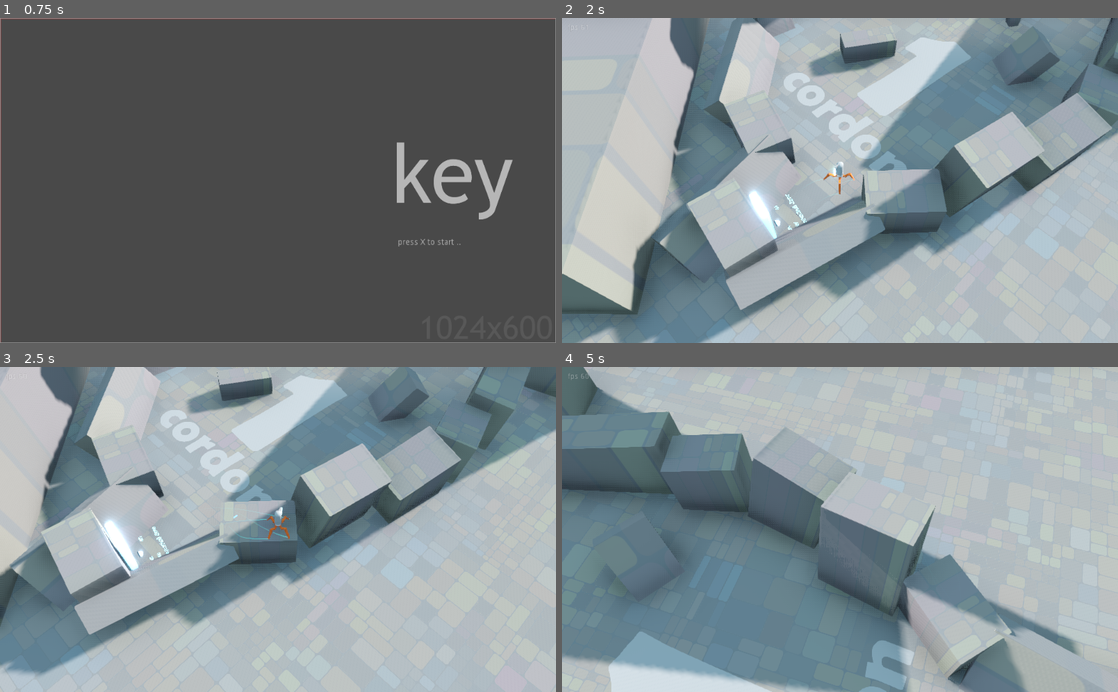
Above: before the commit, frames 1-4 (two rows, left to right).
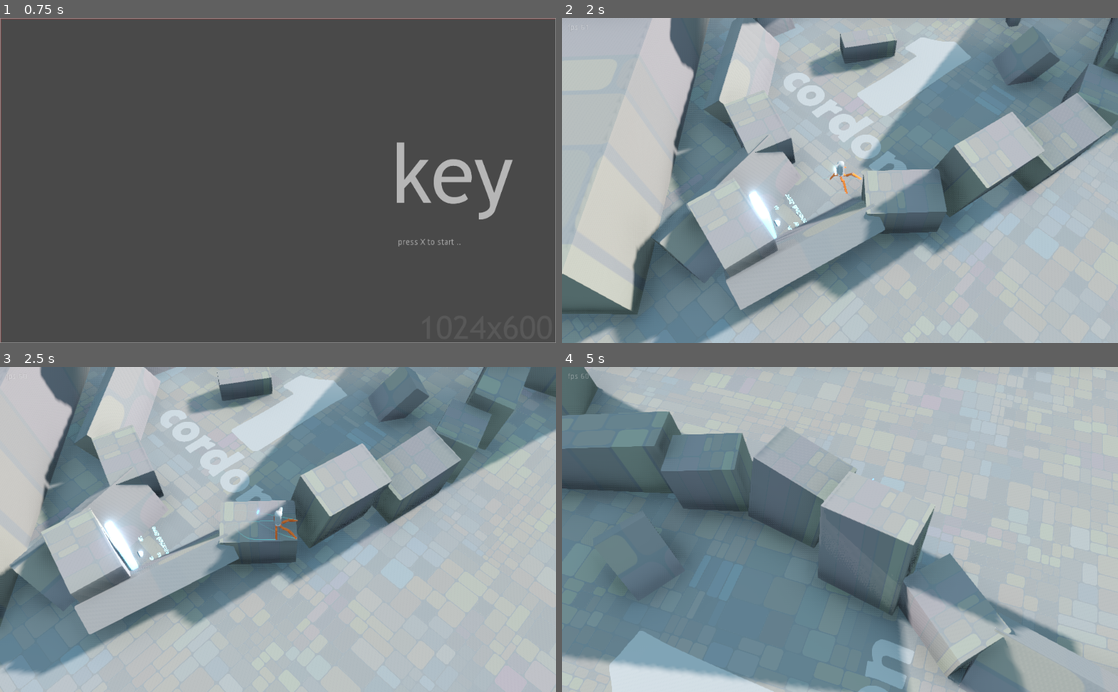
Above: after the commit, the same moments.

Repository: ioxu/key
Game: Godot game, scene res://scenes/splash.tscn
Two runs of this game, one before a commit and one after it. Both use one fixed random seed, a clock stepped at 60 frames per second and the inputs below.
Inputs (mouse positions are in pixels of both pictures, inside the frame that each line leads up to):
- Up to frame 1 (0.75 s): tap X at 0.5 s; move the mouse to (400, 164) at 0.52 s; hold D (move_right) from 0.53 s (still down); hold Left (camera_rotate_left) from 0.53 s (still down); click (400, 164) at 0.67 s
- Up to frame 2 (2 s): tap Space (jump) at 0.77, 1.25, 1.52 s; move the mouse to (728, 196) at 1.27 s; release D (move_right) at 1.28 s; release Left (camera_rotate_left) at 1.28 s; hold S (move_down) from 1.28 s (still down); tap Right (camera_rotate_right) at 1.35 s
- Up to frame 3 (2.5 s): move the mouse to (333, 458) at 2.02 s; release S (move_down) at 2.03 s; hold D (move_right) from 2.03 s (still down); click (333, 458) at 2.1 s
- Up to frame 4 (5 s): move the mouse to (812, 594) at 2.77 s; release D (move_right) at 2.78 s; hold W (move_up) 2.78-3.53 s; tap Left (camera_rotate_left) at 2.85 s; click (812, 594) at 2.92 s; tap Space (jump) at 3.02, 3.77, 4.52 s; move the mouse to (1006, 578) at 3.52 s; hold Right (camera_rotate_right) 3.53-4.28 s; hold A (move_left) from 3.53 s (still down); move the mouse to (673, 480) at 4.27 s; click (673, 480) at 4.35 s

Frame 1 is identical in both runs. In frame 2, 0.1% of the frame differs, in the area x 38-54%, y 44-69%; in frame 3, 0.2%; in frame 4, 0.6%, in the area x 0-93%, y 0-100%.

Commit message:
leading ik toes

Diff:
--- a/data/enemies/Enemy.tscn
+++ b/data/enemies/Enemy.tscn
@@ -212,6 +212,8 @@
 [node name="TravelPath" type="ImmediateGeometry" parent="."]
 transform = Transform( 1, 0, 0, 0, 1, 0, 0, 0, 1, 0, -0.449114, 0 )
 script = ExtResource( 13 )
+trail_colour = Color( 0.917647, 0.0745098, 0.231373, 0.521569 )
+emission_multiplier = 0.65
 
 [connection signal="timeout" from="vision_raycast/routine_check" to="vision_raycast" method="_on_routine_check_timeout"]
 [connection signal="body_entered" from="vision_area" to="." method="_on_vision_area_body_entered"]
--- a/data/scripts/three_joint_leg.gd
+++ b/data/scripts/three_joint_leg.gd
@@ -22,7 +22,7 @@
 export var a_m = -2.45
 
 
-const MIN_DIST = 0.25
+const MIN_DIST = 0.75 #0.25
 
 var global_time = 0.0
 onready var toe_initial_position = toe_node.transform.origin
@@ -45,27 +45,30 @@
 
 
 func _process(delta):
-	global_transform.origin = hip_node.global_transform.origin
+#	var hno = hip_node.global_transform.origin
+#	global_transform.origin = hno
 	global_time += delta
-	var gt = hip_node.global_transform.origin
-	var gx = global_transform.origin.x
-	var gtx = toe_node.global_transform.origin.x
-	var gz = global_transform.origin.z
-	var gtz = toe_node.global_transform.origin.z
-	var theta = atan2(gx - gtx, gz - gtz)
-	set_rotation(Vector3(0, theta + PI/2.0, 0))
+	if hip_node and toe_node:
+		var gt = hip_node.global_transform.origin
+		global_transform.origin = gt
+		var gx = global_transform.origin.x
+		var gtx = toe_node.global_transform.origin.x
+		var gz = global_transform.origin.z
+		var gtz = toe_node.global_transform.origin.z
+		var theta = atan2(gx - gtx, gz - gtz)
+		set_rotation(Vector3(0, theta + PI/2.0, 0))
 
-	var _x = Vector2(gx - gtx, gz - gtz).length()
-	var _y = global_transform.origin.y - toe_node.global_transform.origin.y
+		var _x = Vector2(gx - gtx, gz - gtz).length()
+		var _y = global_transform.origin.y - toe_node.global_transform.origin.y
 
-	update_ik( Vector2(_x, _y), Vector2(0,0) )
+		update_ik( Vector2(_x, _y), Vector2(0,0) )
 
-	var offset = hip_node.global_transform.origin - toe_node.global_transform.origin
-	self.transform.basis = self.transform.basis.rotated( offset.normalized(), roll )
+		var offset = hip_node.global_transform.origin - toe_node.global_transform.origin
+		self.transform.basis = self.transform.basis.rotated( offset.normalized(), roll )
 
-#	if not Engine.editor_hint:
-#		toe_node.transform.origin =Vector3(toe_initial_position.x  +  (sin((global_time + a_off) * a_m *8) * 0.25 + noise1.get_noise_2d(1.0,global_time*30) * 0.35), 0.0, toe_initial_position.z + cos((global_time + a_off) * a_m *8)*0.25 + noise1.get_noise_2d(1.0,(global_time*30)+100) * 0.35)
-#		roll = sin((global_time + a_off) * a_m * 4) * (PI/2)
+	#	if not Engine.editor_hint:
+	#		toe_node.transform.origin =Vector3(toe_initial_position.x  +  (sin((global_time + a_off) * a_m *8) * 0.25 + noise1.get_noise_2d(1.0,global_time*30) * 0.35), 0.0, toe_initial_position.z + cos((global_time + a_off) * a_m *8)*0.25 + noise1.get_noise_2d(1.0,(global_time*30)+100) * 0.35)
+	#		roll = sin((global_time + a_off) * a_m * 4) * (PI/2)
 
 #-------------
 # IK
--- a/data/weapons/pulse_shard/pulse_shard.gd
+++ b/data/weapons/pulse_shard/pulse_shard.gd
@@ -88,6 +88,8 @@
 	bullet.look_at( bullet.get_translation() - direction, Vector3.UP)
 	bullet.start()
 
+	# eject casing
+	yield(get_tree().create_timer(0.2), "timeout")
 	var casing = bullet_casing_scene.instance()
 	casing.transform = $shell_casing_spawner.global_transform
 	get_node("/root/").add_child(casing)
--- a/data/weapons/pulse_shard/pulse_shard_casing.tscn
+++ b/data/weapons/pulse_shard/pulse_shard_casing.tscn
@@ -2,15 +2,15 @@
 
 [ext_resource path="res://data/weapons/pulse_shard/pulse_shard_casing.gd" type="Script" id=1]
 
-[sub_resource type="PhysicsMaterial" id=3]
+[sub_resource type="PhysicsMaterial" id=1]
 friction = 0.72
 bounce = 0.65
 
-[sub_resource type="BoxShape" id=1]
+[sub_resource type="BoxShape" id=2]
 margin = 0.2
-extents = Vector3( 0.025, 0.025, 0.175 )
+extents = Vector3( 0.0338166, 0.0321472, 0.151308 )
 
-[sub_resource type="SpatialMaterial" id=4]
+[sub_resource type="SpatialMaterial" id=3]
 resource_local_to_scene = true
 flags_transparent = true
 albedo_color = Color( 0.156863, 0.0235294, 0.231373, 1 )
@@ -22,24 +22,24 @@
 emission_operator = 0
 emission_on_uv2 = false
 
-[sub_resource type="CubeMesh" id=2]
+[sub_resource type="CubeMesh" id=4]
 resource_local_to_scene = true
-material = SubResource( 4 )
-size = Vector3( 0.05, 0.05, 0.35 )
+material = SubResource( 3 )
+size = Vector3( 0.061, 0.061, 0.3 )
 
 [node name="pulse_shard_casing" type="RigidBody"]
 collision_layer = 2048
 collision_mask = 2311
 mass = 10.0
-physics_material_override = SubResource( 3 )
+physics_material_override = SubResource( 1 )
 gravity_scale = 5.0
 script = ExtResource( 1 )
 
 [node name="CollisionShape" type="CollisionShape" parent="."]
-shape = SubResource( 1 )
+shape = SubResource( 2 )
 
 [node name="MeshInstance" type="MeshInstance" parent="."]
-mesh = SubResource( 2 )
+mesh = SubResource( 4 )
 material/0 = null
 
 [node name="Timer" type="Timer" parent="."]
--- a/scenes/player/Controller.gd
+++ b/scenes/player/Controller.gd
@@ -206,10 +206,14 @@
 
 	last_waist_ry = curr_ry
 	waist.transform.basis = waist_initial_basis.rotated( Vector3.UP, curr_ry )
-	toe_1_node.transform.origin = toe_1_initial_position.rotated( Vector3.UP, curr_ry  )
-	toe_2_node.transform.origin = toe_2_initial_position.rotated( Vector3.UP, curr_ry )
-	toe_3_node.transform.origin = toe_3_initial_position.rotated( Vector3.UP, curr_ry )
-	toe_4_node.transform.origin = toe_4_initial_position.rotated( Vector3.UP, curr_ry )
+	var movement_v = movement * + 0.04
+	var movement_r = (movement.length() - 1.0) / movement_speed
+	#prints("movement_r", movement_r, "movement.length()", movement.length() -1)
+	#prints("v", movement_r, "bias", Util.bias(movement_r, 0.75))
+	toe_1_node.transform.origin = toe_1_initial_position.rotated( Vector3.UP, curr_ry ) + movement_v # * Util.bias(movement_r, 0.85)
+	toe_2_node.transform.origin = toe_2_initial_position.rotated( Vector3.UP, curr_ry ) + movement_v # * Util.bias(movement_r, 0.85)
+	toe_3_node.transform.origin = toe_3_initial_position.rotated( Vector3.UP, curr_ry ) + movement_v # * Util.bias(movement_r, 0.85)
+	toe_4_node.transform.origin = toe_4_initial_position.rotated( Vector3.UP, curr_ry ) + movement_v # * Util.bias(movement_r, 0.85)
 
 
 func _physics_process(dt):
--- a/scenes/player/player.gd
+++ b/scenes/player/player.gd
@@ -10,7 +10,8 @@
 
 #export (NodePath) var spawn_point
 
-export var recol_time := 0.0
+export var recoil_time := 0.0 # animated by recoil_animplayer
+var recoil_magnitude := 0.35
 
 onready var body = $MeshInstance
 onready var body_initial_position = body.transform.origin
@@ -47,9 +48,10 @@
 
 func _process(delta):
 	# recoil on waist
-	var recoil_v = Vector3(0.0, 0.0, recol_time * -1.0).rotated(Vector3.UP, waist.get_rotation().y )
-	waist.transform.origin = waist_initial_position + ( recoil_v * 0.35)
-	body.transform.origin = body_initial_position + ( recoil_v * 0.35)
+	var recoil_v = Vector3(0.0, 0.0, recoil_time * -1.0 * recoil_magnitude).rotated(Vector3.UP, waist.get_rotation().y )
+	waist.transform.origin = waist_initial_position + recoil_v
+	body.transform.origin = body_initial_position + recoil_v
+
 
 func set_active(new_value) -> void:
 	active = new_value
@@ -94,8 +96,8 @@
 
 func _on_weapon_fire(weapon) -> void:
 	# recoil
-	$AnimationPlayer.stop()
-	$AnimationPlayer.play("recoil_time_animation", -1, 7.5)
+	$recoil_animplayer.stop()
+	$recoil_animplayer.play("recoil_time_animation", -1, 7.5)
 	# force
 	$Controller.additional_force += -current_wepon.bullet_spawner.global_transform.basis.z.normalized() * weapon.fire_kickback
 	_stats.times_fired_weapon += 1
--- a/scenes/player/player.tscn
+++ b/scenes/player/player.tscn
@@ -15,16 +15,16 @@
 
 [sub_resource type="Animation" id=1]
 resource_name = "recoil_time_animation"
-length = 1.4
+length = 4.0
 tracks/0/type = "bezier"
-tracks/0/path = NodePath(".:recol_time")
+tracks/0/path = NodePath(".:recoil_time")
 tracks/0/interp = 1
 tracks/0/loop_wrap = true
 tracks/0/imported = false
 tracks/0/enabled = true
 tracks/0/keys = {
-"points": PoolRealArray( 0, -0.25, 0, 0.1, 2.22959, 0, -1.13, 0, 0.25, 0 ),
-"times": PoolRealArray( 0, 1.4 )
+"points": PoolRealArray( 0, -0.249979, -44.8015, 0.01, 1.79221, 0.445491, -0.11, 0.137258, 0.14, -0.174692, 0, -2.46, 0, 0.25, 0 ),
+"times": PoolRealArray( 0, 0.4, 4 )
 }
 
 [sub_resource type="CapsuleShape" id=2]
@@ -66,8 +66,9 @@
 collision_layer = 2147483649
 collision_mask = 22
 script = ExtResource( 5 )
-
-[node name="AnimationPlayer" type="AnimationPlayer" parent="."]
+recoil_time = 0.178688
+
+[node name="recoil_animplayer" type="AnimationPlayer" parent="."]
 anims/recoil_time_animation = SubResource( 1 )
 
 [node name="CollisionShape" type="CollisionShape" parent="."]
@@ -161,7 +162,7 @@
 material/0 = null
 
 [node name="leg_1" type="Spatial" parent="."]
-transform = Transform( 0.658569, 0, 0.752306, 0, 0.999995, 0, -0.752306, 0, 0.658569, 0.110324, 0.746836, -0.110315 )
+transform = Transform( 0.658573, 0, 0.752311, 0, 0.999995, 0, -0.752311, 0, 0.658573, 0.110324, 0.746836, -0.110315 )
 script = ExtResource( 12 )
 hip_node_path = NodePath("../waist/hip_1_position")
 toe_node_path = NodePath("../toe_1_position")
@@ -172,7 +173,7 @@
 a_m = 1.5
 
 [node name="hip_joint" type="Spatial" parent="leg_1"]
-transform = Transform( 0.655342, 0.755333, 0, -0.755333, 0.655342, 0, 0, 0, 1, 0, 0, 0 )
+transform = Transform( 0.680216, 0.733012, 0, -0.733012, 0.680216, 0, 0, 0, 1, 0, 0, 0 )
 
 [node name="Position3D" type="Position3D" parent="leg_1/hip_joint"]
 transform = Transform( 1, 0, -2.98023e-08, 0, 1, 0, 2.98023e-08, 0, 1, 0, 0, 0 )
@@ -185,7 +186,7 @@
 depth = 0.15
 
 [node name="thigh_joint" type="Spatial" parent="leg_1/hip_joint"]
-transform = Transform( -0.12667, -0.991945, 0, 0.991945, -0.12667, 0, 0, 0, 1, 0.292, 0, 0 )
+transform = Transform( -0.164612, -0.986358, 0, 0.986358, -0.164612, 0, 0, 0, 1, 0.292, 0, 0 )
 
 [node name="polygon" type="CSGPolygon" parent="leg_1/hip_joint/thigh_joint"]
 transform = Transform( 1, 0, 0, 0, 1, 0, 0, 0, 1, 0, 0, 0.075 )
@@ -194,7 +195,7 @@
 depth = 0.15
 
 [node name="shin_joint" type="Spatial" parent="leg_1/hip_joint/thigh_joint"]
-transform = Transform( -0.424983, 0.905201, 0, -0.905201, -0.424983, 0, 0, 0, 1, 0.456, 0, 0 )
+transform = Transform( -0.471308, 0.881969, 0, -0.881969, -0.471308, 0, 0, 0, 1, 0.456, 0, 0 )
 
 [node name="polygon" type="CSGPolygon" parent="leg_1/hip_joint/thigh_joint/shin_joint"]
 transform = Transform( 1, 1.49012e-08, 0, -1.49012e-08, 1, 1.49012e-08, 0, 1.49012e-08, 1, 0, 1.19209e-07, 0.075 )
@@ -217,7 +218,7 @@
 a_m = -1.5
 
 [node name="hip_joint" type="Spatial" parent="leg_2"]
-transform = Transform( 0.685518, 0.728055, 0, -0.728055, 0.685518, 0, 0, 0, 1, 0, 0, 0 )
+transform = Transform( 0.690146, 0.72367, 0, -0.72367, 0.690146, 0, 0, 0, 1, 0, 0, 0 )
 
 [node name="Position3D" type="Position3D" parent="leg_2/hip_joint"]
 transform = Transform( 1, 0, -2.98023e-08, 0, 1, 0, 2.98023e-08, 0, 1, 0, 0, 0 )
@@ -230,7 +231,7 @@
 depth = 0.15
 
 [node name="thigh_joint" type="Spatial" parent="leg_2/hip_joint"]
-transform = Transform( -0.0740325, -0.997256, 0, 0.997256, -0.0740325, 0, 0, 0, 1, 0.292, 0, 0 )
+transform = Transform( -0.0817401, -0.996654, 0, 0.996654, -0.0817401, 0, 0, 0, 1, 0.292, 0, 0 )
 
 [node name="polygon" type="CSGPolygon" parent="leg_2/hip_joint/thigh_joint"]
 transform = Transform( 1, 0, 0, 0, 1, 0, 0, 0, 1, 0, 0, 0.075 )
@@ -239,7 +240,7 @@
 depth = 0.15
 
 [node name="shin_joint" type="Spatial" parent="leg_2/hip_joint/thigh_joint"]
-transform = Transform( -0.3603, 0.932837, 0, -0.932837, -0.3603, 0, 0, 0, 1, 0.456, 0, 0 )
+transform = Transform( -0.369798, 0.929112, 0, -0.929112, -0.369798, 0, 0, 0, 1, 0.456, 0, 0 )
 
 [node name="polygon" type="CSGPolygon" parent="leg_2/hip_joint/thigh_joint/shin_joint"]
 transform = Transform( 1, 0, 6.98492e-10, 0, 1, 1.53668e-08, 0, 1.49012e-08, 1, -2.98023e-07, 2.38419e-07, 0.075 )
@@ -250,7 +251,7 @@
 [node name="toe_joint" type="Spatial" parent="leg_2/hip_joint/thigh_joint/shin_joint"]
 
 [node name="leg_3" type="Spatial" parent="."]
-transform = Transform( -0.73645, 0, -0.676254, 0, 1, 0, 0.676254, 0, -0.73645, -0.110306, 0.746748, 0.110315 )
+transform = Transform( -0.736451, 0, -0.676256, 0, 1, 0, 0.676256, 0, -0.736451, -0.110306, 0.746748, 0.110315 )
 script = ExtResource( 12 )
 hip_node_path = NodePath("../waist/hip_3_position")
 toe_node_path = NodePath("../toe_3_position")
@@ -295,7 +296,7 @@
 [node name="toe_joint" type="Spatial" parent="leg_3/hip_joint/thigh_joint/shin_joint"]
 
 [node name="leg_4" type="Spatial" parent="."]
-transform = Transform( -0.741504, 0, 0.670667, 0, 1, 0, -0.670667, 0, -0.741504, -0.110306, 0.746748, -0.110302 )
+transform = Transform( -0.741508, 0, 0.670671, 0, 1, 0, -0.670671, 0, -0.741508, -0.110306, 0.746748, -0.110302 )
 script = ExtResource( 12 )
 hip_node_path = NodePath("../waist/hip_4_position")
 toe_node_path = NodePath("../toe_4_position")
@@ -340,7 +341,7 @@
 [node name="toe_joint" type="Spatial" parent="leg_4/hip_joint/thigh_joint/shin_joint"]
 
 [node name="toe_1_position" type="Position3D" parent="."]
-transform = Transform( 1, 0, 0, 0, 0.999997, 0, 0, 0, 1, 0.689452, -0.0352683, -0.771873 )
+transform = Transform( 1, 0, 0, 0, 0.999997, 0, 0, 0, 1, 0.689452, 0, -0.771873 )
 
 [node name="TravelPath" type="ImmediateGeometry" parent="toe_1_position"]
 transform = Transform( 1, 0, 0, 0, 1, 0, 0, 0, 1, 0, 0.0702516, 0 )
@@ -351,7 +352,7 @@
 emission_multiplier = 0.65
 
 [node name="toe_2_position" type="Position3D" parent="."]
-transform = Transform( 1, 0, 0, 0, 1, 0, 0, 0, 1, 0.757194, -0.00729895, 0.797702 )
+transform = Transform( 1, 0, 0, 0, 1, 0, 0, 0, 1, 0.757194, 0, 0.797702 )
 
 [node name="TravelPath" type="ImmediateGeometry" parent="toe_2_position"]
 transform = Transform( 1, 0, 0, 0, 1, 0, 0, 0, 1, 0, 0.0702516, 0 )
@@ -359,7 +360,7 @@
 distance_threshold = 0.2
 max_points = 1000
 trail_colour = Color( 0.133333, 0.94902, 0.968627, 0.521569 )
-emission_multiplier = 0.65
+emission_multiplier = 0.5
 
 [node name="toe_3_position" type="Position3D" parent="."]
 transform = Transform( 1, 0, 0, 0, 1, 0, 0, 0, 1, -0.883774, 0, 0.820562 )
@@ -370,7 +371,7 @@
 distance_threshold = 0.2
 max_points = 1000
 trail_colour = Color( 0.133333, 0.94902, 0.968627, 0.521569 )
-emission_multiplier = 0.65
+emission_multiplier = 0.5
 
 [node name="toe_4_position" type="Position3D" parent="."]
 transform = Transform( 1, 0, 0, 0, 1, 0, 0, 0, 1, -0.791545, 0, -0.726461 )
@@ -381,4 +382,4 @@
 distance_threshold = 0.2
 max_points = 1000
 trail_colour = Color( 0.133333, 0.94902, 0.968627, 0.521569 )
-emission_multiplier = 0.65
+emission_multiplier = 0.5
